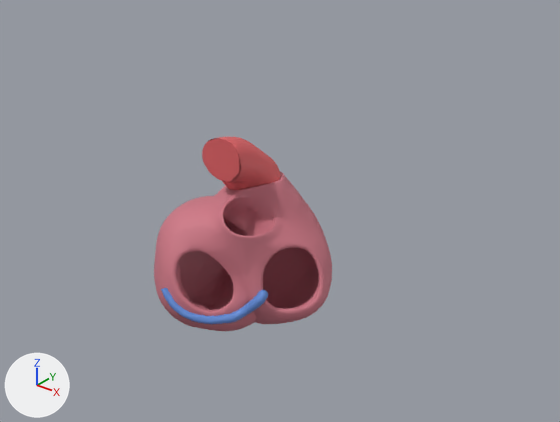
One commit to the glTF model data/additional_circulatory_lod1.glb: the scene before it, then after it.
One viewpoint serves both versions: a camera (50 mm lens) standing at (22.8, -25.6, 65.1) and looking at (0.2, 2.6, 47.6). Arrows for +X, +Y and +Z are at lower left; the lights stay in place. The older version comes first.

Before the edit, the objects in view are built like this:
```python
me_fj2428 = bpy.data.meshes.new('FJ2428')
me_fj2428.from_pydata(...)  # 8895 vertices, 16848 faces; spans x -7.98..2.24, y -1.77..7.58, z 39.25..48.43
me_fj2428.materials.append(mat_heart_muscle)  # pink #ce7986
me_fj2655 = bpy.data.meshes.new('FJ2655')
me_fj2655.from_pydata(...)  # 147 vertices, 280 faces; spans x -4.39..0.49, y -1.96..1.49, z 41.59..43.51
me_fj2655.materials.append(mat_vein)  # blue #6590dd
me_fj2966 = bpy.data.meshes.new('FJ2966')
me_fj2966.from_pydata(...)  # 351 vertices, 584 faces; spans x -4.27..-1.19, y 1.57..5.81, z 47.49..51.2
me_fj2966.materials.append(mat_artery)  # red #e56569
ob_fj2428 = bpy.data.objects.new('FJ2428', me_fj2428)
ob_fj2428.location = (0.0, 0.0, 0.0)
ob_fj2655 = bpy.data.objects.new('FJ2655', me_fj2655)
ob_fj2655.location = (0.0, 0.0, 0.0)
ob_fj2966 = bpy.data.objects.new('FJ2966', me_fj2966)
ob_fj2966.location = (0.0, 0.0, 0.0)
```
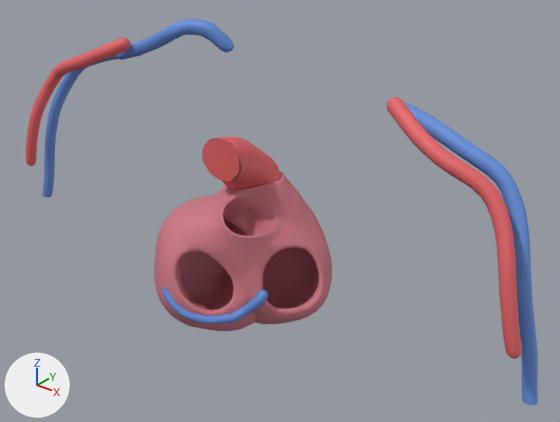
What changed in the scene script:
```text
Add me_fj2269:
    me_fj2269.from_pydata(...)  # 496 vertices, 964 faces; spans x 7.43..15.65, y -0.94..1.44, z 45.12..55.35
    me_fj2269.materials.append(mat_vein)  # blue #6590dd
Add me_fj2268:
    me_fj2268.from_pydata(...)  # 412 vertices, 820 faces; spans x 7.63..15.08, y -2.07..0.57, z 47.65..55.82
    me_fj2268.materials.append(mat_artery)  # red #e56569
Add me_fj3486:
    me_fj3486.from_pydata(...)  # 115 vertices, 195 faces; spans x -9.49..-1.99, y 0.47..2.03, z 54.35..57.19
    me_fj3486.materials.append(mat_vein)  # blue #6590dd
Add me_fj2217:
    me_fj2217.from_pydata(...)  # 488 vertices, 949 faces; spans x -15.78..-7.56, y -0.94..1.44, z 45.12..55.35
    me_fj2217.materials.append(mat_vein)  # blue #6590dd
Add me_fj2216:
    me_fj2216.from_pydata(...)  # 406 vertices, 808 faces; spans x -15.21..-7.76, y -2.07..0.57, z 47.65..55.83
    me_fj2216.materials.append(mat_artery)  # red #e56569
Add ob_fj2269:
    ob_fj2269 = bpy.data.objects.new('FJ2269', me_fj2269)
    ob_fj2269.location = (0.0, 0.0, 0.0)
Add ob_fj2268:
    ob_fj2268 = bpy.data.objects.new('FJ2268', me_fj2268)
    ob_fj2268.location = (0.0, 0.0, 0.0)
Add ob_fj3486:
    ob_fj3486 = bpy.data.objects.new('FJ3486', me_fj3486)
    ob_fj3486.location = (0.0, 0.0, 0.0)
Add ob_fj2217:
    ob_fj2217 = bpy.data.objects.new('FJ2217', me_fj2217)
    ob_fj2217.location = (0.0, 0.0, 0.0)
Add ob_fj2216:
    ob_fj2216 = bpy.data.objects.new('FJ2216', me_fj2216)
    ob_fj2216.location = (0.0, 0.0, 0.0)
```

Location of each change, (x1, y1, x2, y2) in pixels of the pictures (560 x 422 px):
'FJ2269', added
    after: (405, 103, 538, 405)
'FJ2268', added (red)
    after: (387, 97, 522, 359)
'FJ2216', added (red)
    after: (26, 37, 130, 166)
'FJ3486', added (blue)
    after: (116, 19, 234, 60)
'FJ2217', added
    after: (42, 54, 143, 197)
